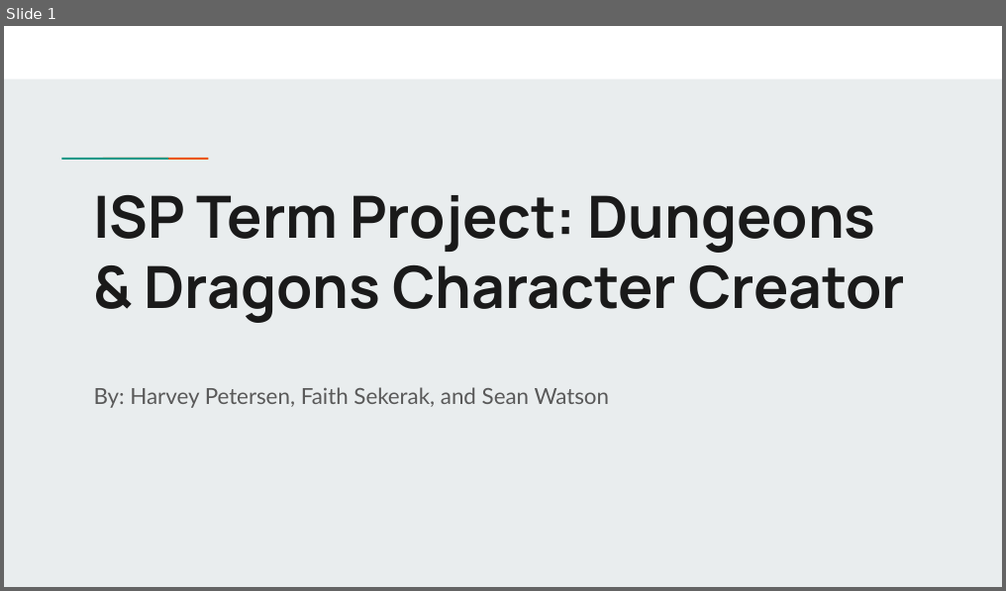
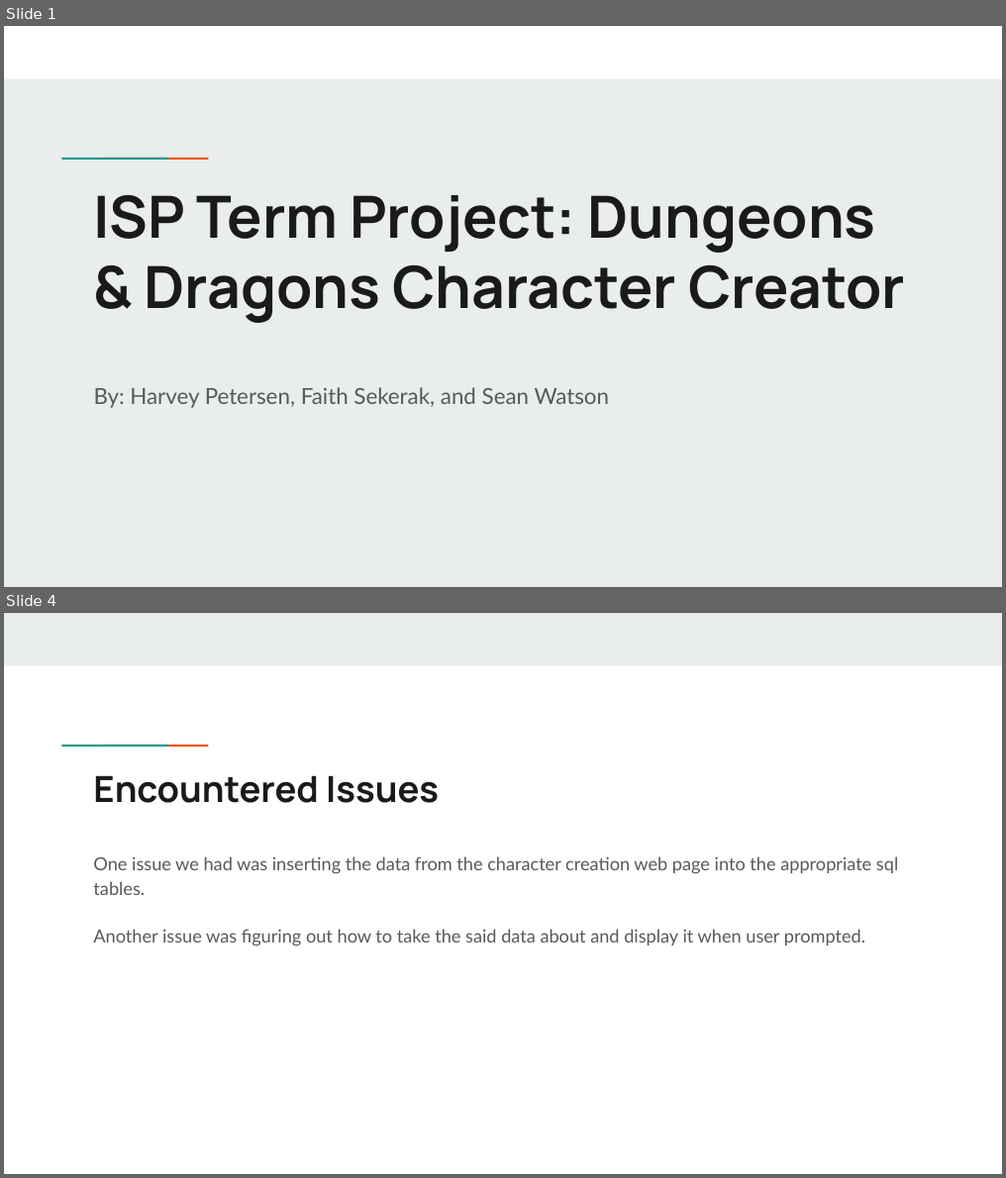
Before and after one commit to harvp/DnD, a slide deck: ISPTermProjectPresentation.pptx. Shown one above the other, each under a label of ours: slide 1 before the commit, slides 1 and 4 after it; the slides between them are not shown. The pictures are 1006x591 and 1006x1178 pixels, drawn with LibreOffice and Linux fonts; fonts in the diff are those of the drawing. Boxes give left, top, right and bottom in pixels: in the first picture for what was removed or moved away, otherwise in the second. Text is boxed around its words. In the diff, an @@ line names an element or a change of style, - is before the commit and + after.

```diff
--- a/ISPTermProjectPresentation.pptx
+++ b/ISPTermProjectPresentation.pptx
@@ slide 4 added at (x1=4, y1=613, x2=1002, y2=1174), background #FFFFFF; not listed: 2 template elements that a slide beside it also shows @@
@@ rectangle added at (x1=4, y1=613, x2=1002, y2=665), fill #E9EDEE @@
@@ title added at (x1=93, y1=775, x2=439, y2=803), 26 pt, text #1A1A1A, bold @@
+Encountered Issues
@@ text added at (x1=93, y1=857, x2=898, y2=947), 13 pt, text #595959 @@
+One issue we had was inserting the data from the character creation web page into the appropriate sql tables.
+Another issue was figuring out how to take the said data about and display it when user prompted.
```
Also in this commit, not shown: 3 other slides added, 4 slides removed, 2 other files.
